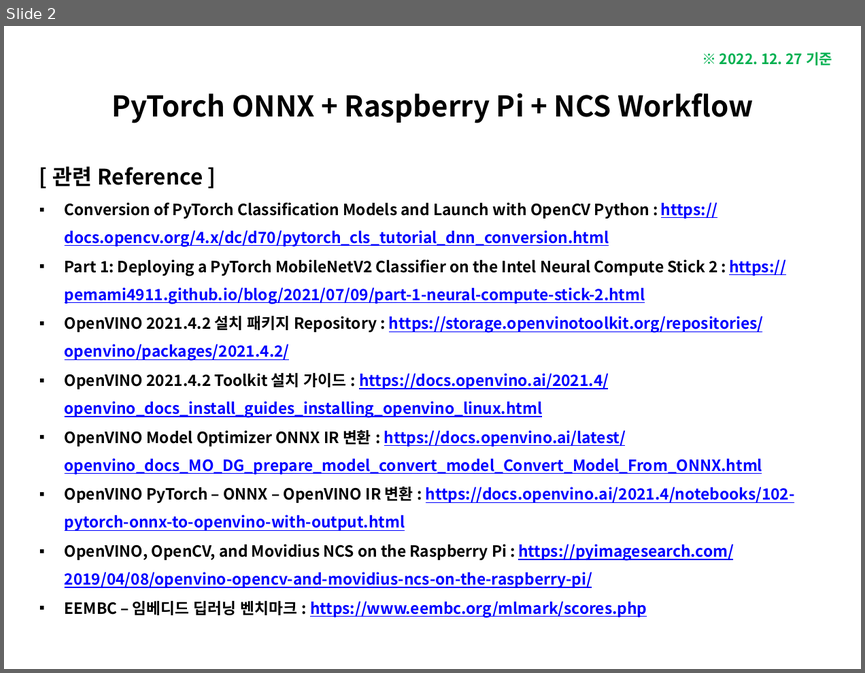
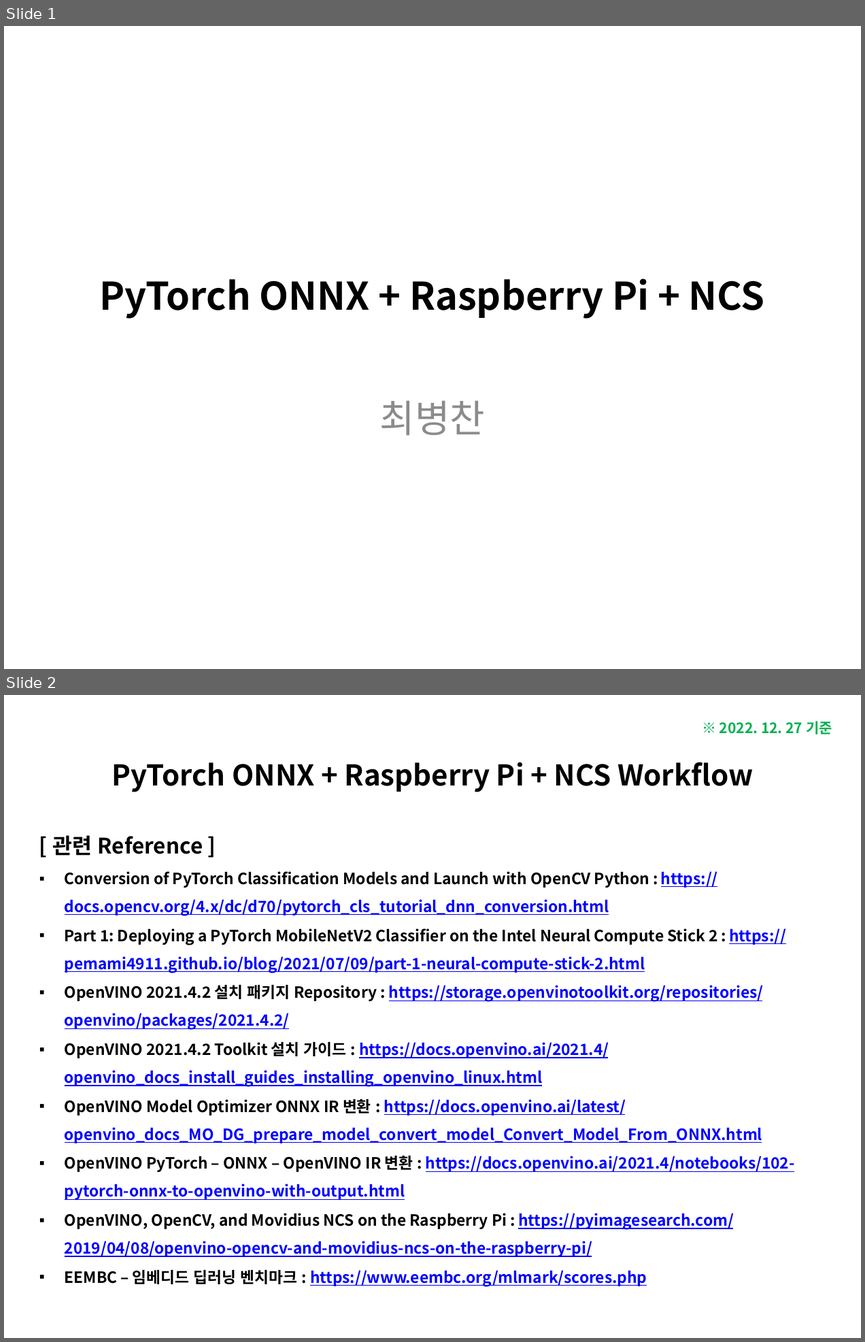
Before and after one commit to luwis93choi/Lecture-Materials-, a slide deck: PyTorch ONNX + Raspberry Pi + NCS Workflow.pptx. Shown one above the other, each under a label of ours: slide 2 before the commit, slides 1 and 2 after it. The pictures are 865x673 and 865x1342 pixels, drawn with LibreOffice and Linux fonts; fonts in the diff are those of the drawing. Boxes give left, top, right and bottom in pixels: in the first picture for what was removed or moved away, otherwise in the second. Text is boxed around its words. In the diff, an @@ line names an element or a change of style, - is before the commit and + after.

Commit message:
Updates on PyTorch ONNX + Raspberry Pi + NCS Workflow

```diff
--- a/PyTorch ONNX + Raspberry Pi + NCS Workflow.pptx
+++ b/PyTorch ONNX + Raspberry Pi + NCS Workflow.pptx
@@ slide 1 added at (4,26,861,669), background #FFFFFF @@
@@ title added at (99,278,765,318), 32 pt, text #000000, bold @@
+PyTorch ONNX + Raspberry Pi + NCS
@@ subtitle added at (380,401,485,435), 32 pt, text #8C8C8C @@
+최병찬
```
Also in this commit, not shown: 5 slides changed, 11 other slides added.
